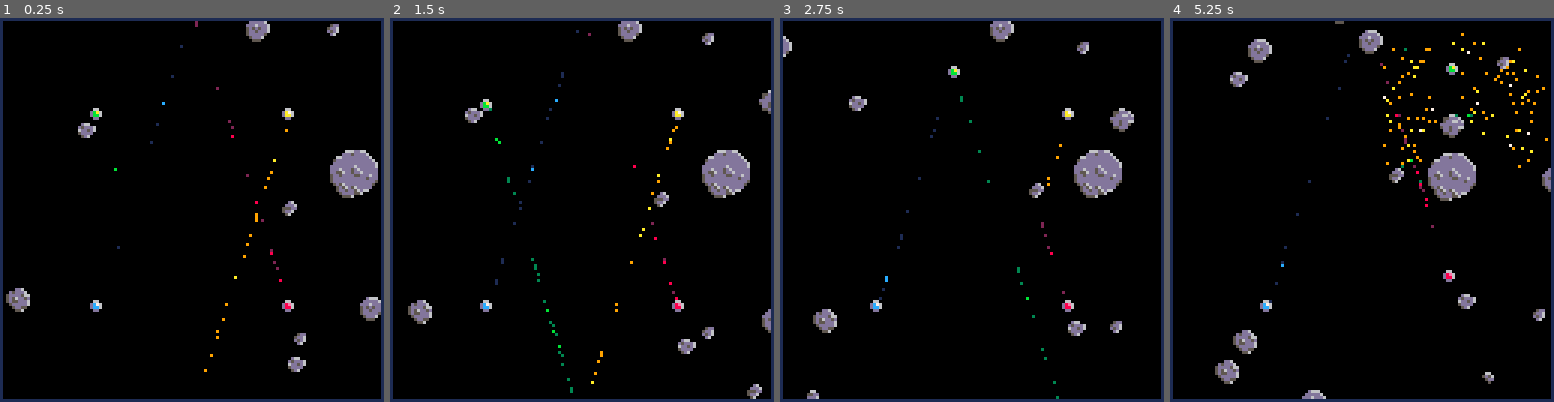
Above: before the commit, frames 1-4 (left to right).
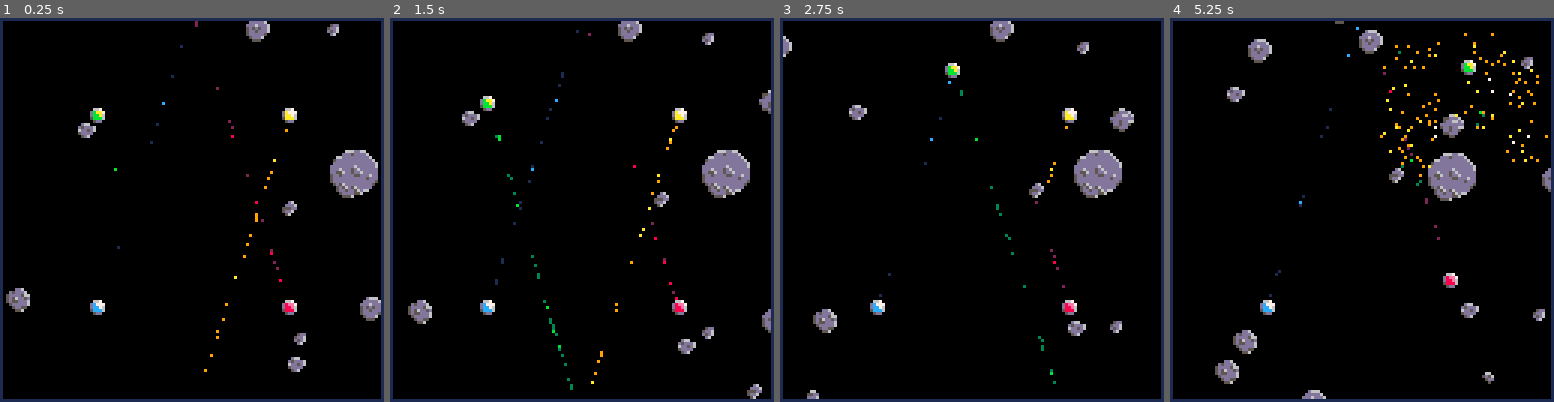
Above: after the commit, the same moments.

Repository: Ramito/PICO-8-Projects
Game: PICO-8 cartridge laserduel.p8
Two runs of this game, one before a commit and one after it. Both use one fixed random seed, a clock stepped at 60 frames per second and the inputs below.
Inputs:
- Up to frame 1 (0.25 s): no input
- Up to frame 2 (1.5 s): tap X (X key) at 0.33, 1.07 s; tap O (Z key) at 0.7 s
- Up to frame 3 (2.75 s): hold Right 1.6-2.1 s; tap O (Z key) at 1.7, 2.1, 2.5 s; tap X (X key) at 1.85 s; hold Up 2.15-2.42 s; hold Right from 2.47 s (still down)
- Up to frame 4 (5.25 s): tap O (Z key) every 0.4 s from 2.9 to 4.9 s; tap X (X key) at 2.97, 4.08, 5.2 s; release Right at 3.03 s; hold Left 3.08-3.58 s; hold Down 3.63-3.97 s; hold Right 4.02-4.68 s; hold Up 4.73-5.03 s; hold Left from 5.08 s (still down)

The runs differ from the first frame. In frame 1, 0.3% of the frame differs, in the area x 23-78%, y 23-78%; in frame 2, 0.6%; in frame 3, 1.0%; in frame 4, 2.3%, in the area x 14-99%, y 2-79%.

Commit message:
Experimenting with a large UFO

Diff:
--- a/laserduel.p8
+++ b/laserduel.p8
@@ -62,7 +62,7 @@
  local attributes = {}
 	attributes.acc=0.0175
 	attributes.drag=-0.0225
-	attributes.radius=2
+	attributes.radius=2.5
 	ufos.attributes=attributes
 end
 
@@ -913,11 +913,11 @@
 	end
 end
 __gfx__
-000000000660000005dd00000d66000000dd660000d6660000000666dd6600000060000000000000000000000000000000000000000000000000000000000000
-00000000d8e600005dd60000d5ddd6000ddddd600ddddd600000ddd5dddd600005d5000000000000000000000000000000000000000000000000000000000000
-00700700d8860000d5d600006dd5d600dd6dddd6ddd6ddd60066ddddddddd6006d8d600000000000000000000000000000000000000000000000000000000000
-000770000dd000000d6000005dddd000d5d6d5565d5d5dd605dddddddddddd6005d5000000000000000000000000000000000000000000000000000000000000
-00077000000000000000000005d60000dd5dd65d5dd5ddd60dddddddddddddd60060000000000000000000000000000000000000000000000000000000000000
+000000000667000005dd00000d66000000dd660000d6660000000666dd6600000060000000000000000000000000000000000000000000000000000000000000
+00000000d8ee70005dd60000d5ddd6000ddddd600ddddd600000ddd5dddd600005d5000000000000000000000000000000000000000000000000000000000000
+00700700d88e6000d5d600006dd5d600dd6dddd6ddd6ddd60066ddddddddd6006d8d600000000000000000000000000000000000000000000000000000000000
+00077000588860000d6000005dddd000d5d6d5565d5d5dd605dddddddddddd6005d5000000000000000000000000000000000000000000000000000000000000
+0007700005dd00000000000005d60000dd5dd65d5dd5ddd60dddddddddddddd60060000000000000000000000000000000000000000000000000000000000000
 007007000000000000000000000000005ddddddd5ddddd50dddddddd6dddddd60000006000000000000000000000000000000000000000000000000000000000
 0000000000000000000000000000000005dd66dd05ddd600ddd6ddd5d6dddddd00000d8600000000000000000000000000000000000000000000000000000000
 00000000000000000000000000000000005d560000555000dd556dd5dd6ddddd000000d000000000000000000000000000000000000000000000000000000000
